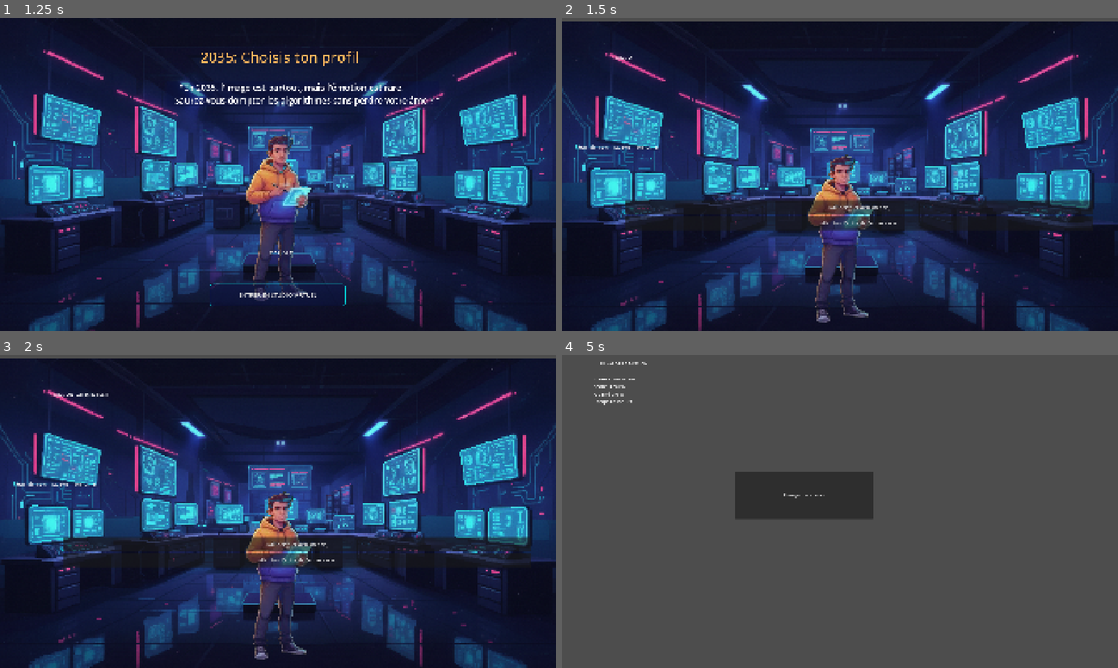
Above: before the commit, frames 1-4 (two rows, left to right).
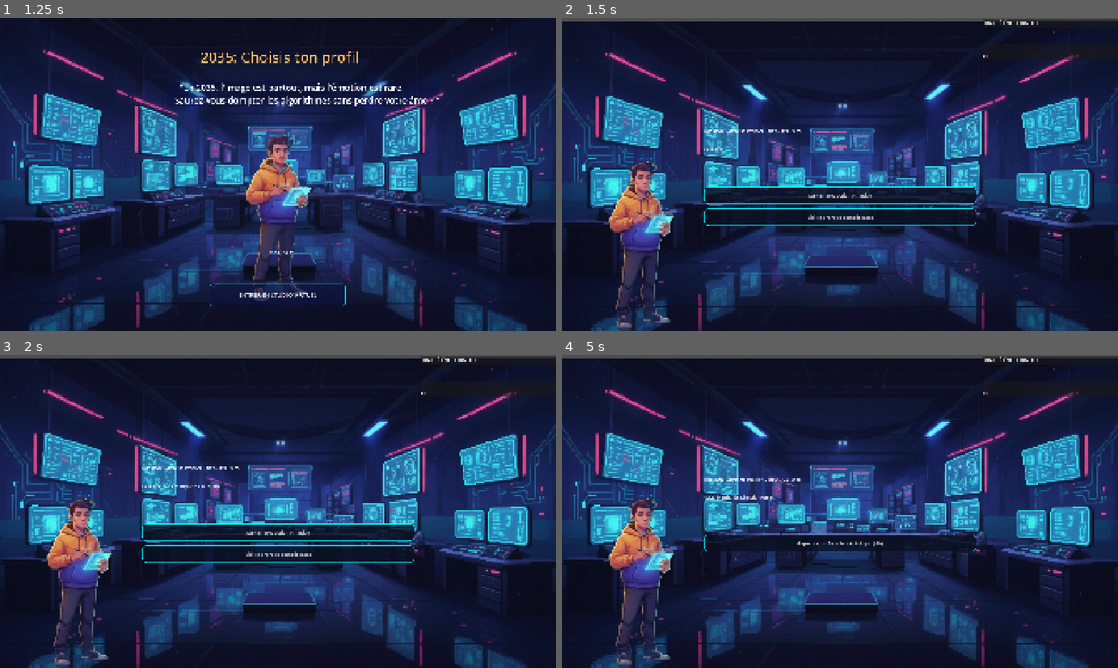
Above: after the commit, the same moments.

Repository: BrasSelva/SeriousGame-Godot-Engine
Game: Godot game, scene res://Scenes/UI/MainMenu.tscn
Same seed, same stepped clock (60 frames per second), same inputs: the game is played once before the commit and once after it.
Inputs (mouse positions are in pixels of both pictures, inside the frame that each line leads up to):
- Up to frame 1 (1.25 s): click "COMMENCER L'EXPÉRIENCE" at 0.5 s
- Up to frame 2 (1.5 s): click "ENTRER EN STUDIO VIRTUEL" at 1.25 s
- Up to frame 3 (2 s): no input
- Up to frame 4 (5 s): click (856, 545) at 2 s, where only the run before the commit has a clickable "Tout déléguer à l'IA (Rapide)"; click (856, 545) at 2.75 s, where only the run before the commit has a clickable "Appliquer un filtre IA (Risqu…"; click (840, 533) at 3.5 s, where only the run after the commit has a clickable "Lancer production IA rapide"; click (840, 564) at 4.25 s, where only the run after the commit has a clickable "Visiter arbre de compétences"

Frame 1 is identical in both runs. In frame 2, 10% of the frame differs, in the area x 3-100%, y 0-100%; in frame 3, 10%; in frame 4, 99%, in the area x 0-100%, y 0-100%.

Commit message:
Modification du scenario youcef

Diff:
--- a/Data/scenario_youcef.json
+++ b/Data/scenario_youcef.json
@@ -4,15 +4,15 @@
 	  "text": "MISSION : AFFICHE FESTIVAL NEO-JAZZ 2035.",
 	  "options": [
 		{
-		  "text": "Tout déléguer à l'IA (Rapide)",
+		  "text": "Lancer production IA rapide",
 		  "impact_human_core": -30,
 		  "impact_ai_synergy": 30,
 		  "impact_quality": 0,
 		  "time_cost": 1,
-		  "next_node": "etape_2"
+		  "next_node": "fin_echec_ia"
 		},
 		{
-		  "text": "Aller dans l'Arbre de Compétences",
+		  "text": "Visiter arbre de compétences",
 		  "next_node": "arbre_youcef"
 		}
 	  ]
@@ -37,7 +37,7 @@
 		  "impact_human_core": -20,
 		  "impact_quality": 40,
 		  "time_cost": 1,
-		  "next_node": "fin_echec"
+		  "next_node": "fin_echec_ia"
 		},
 		{
 		  "text": "Utiliser ma Direction Artistique (Éthique)",
@@ -48,12 +48,17 @@
 		}
 	  ]
 	},
+	"fin_echec_ia": {
+	  "text": "ECHEC ! Le client rejette l'affiche : \"C'EST BEAU MAIS C'EST VIDE !\"\nVous devez débloquer la compétence \"Direction Artistique\" pour diriger l'IA.",
+	  "options": [
+		{
+		  "text": "Visiter arbre de compétences",
+		  "next_node": "arbre_youcef"
+		}
+	  ]
+	},
 	"fin_succes": {
 	  "text": "SUCCÈS ! Qualité 95%. Symbiose parfaite.",
-	  "options": []
-	},
-	"fin_echec": {
-	  "text": "ÉCHEC. L'affiche est générique. Obsolescence.",
 	  "options": []
 	}
   }
--- a/Scenes/Core/TestParser.tscn
+++ b/Scenes/Core/TestParser.tscn
@@ -3,6 +3,7 @@
 [ext_resource type="Script" uid="uid://clc3i6rh2nkhg" path="res://Scripts/Utils/ScenarioParser.gd" id="1_xnajp"]
 [ext_resource type="Texture2D" uid="uid://bxodmortvbhxr" path="res://_Assets/Images/backgrounds/background_sci_fi.png" id="2_6ywjb"]
 [ext_resource type="PackedScene" uid="uid://cqd2njmmyes5n" path="res://Scenes/Core/idle_artiste.tscn" id="3_0rlx3"]
+[ext_resource type="Texture2D" uid="uid://dyj60et0ai225" path="res://_Assets/Images/saxophone.jpg" id="4_irxr8"]
 
 [node name="Control" type="Control" unique_id=21478466]
 layout_mode = 3
@@ -27,42 +28,83 @@
 texture = ExtResource("2_6ywjb")
 stretch_mode = 6
 
-[node name="HBoxContainer" type="HBoxContainer" parent="." unique_id=411528442]
-layout_mode = 0
-offset_left = 57.0
-offset_right = 1089.0
-offset_bottom = 742.0
+[node name="MainLayout" type="HBoxContainer" parent="." unique_id=411528442]
+layout_mode = 1
+anchors_preset = 15
+anchor_right = 1.0
+anchor_bottom = 1.0
+offset_top = -70.0
+offset_right = 3.0
+offset_bottom = -64.0
+grow_horizontal = 2
+grow_vertical = 2
 theme_override_constants/separation = 20
 
-[node name="LabelHumain" type="Label" parent="HBoxContainer" unique_id=597020442]
+[node name="LeftPanel_Perso" type="MarginContainer" parent="MainLayout" unique_id=1105549543]
+layout_mode = 2
+size_flags_horizontal = 3
+
+[node name="Node2D" parent="MainLayout/LeftPanel_Perso" unique_id=1972595146 instance=ExtResource("3_0rlx3")]
+position = Vector2(534, 671)
+
+[node name="CenterPanel_Story" type="VBoxContainer" parent="MainLayout" unique_id=1737113999]
+layout_mode = 2
+size_flags_horizontal = 3
+size_flags_stretch_ratio = 2.0
+theme_override_constants/separation = 40
+alignment = 1
+
+[node name="MissionTitle" type="Label" parent="MainLayout/CenterPanel_Story" unique_id=1534608882]
 layout_mode = 2
 
-[node name="LabelAI" type="Label" parent="HBoxContainer" unique_id=357160276]
+[node name="StoryBox" type="VBoxContainer" parent="MainLayout/CenterPanel_Story" unique_id=362603532]
+custom_minimum_size = Vector2(0, 100)
 layout_mode = 2
 
-[node name="LabelTemps" type="Label" parent="HBoxContainer" unique_id=1618126342]
+[node name="StoryText" type="RichTextLabel" parent="MainLayout/CenterPanel_Story/StoryBox" unique_id=975031120]
+custom_minimum_size = Vector2(0, 100)
+layout_mode = 2
+theme_override_colors/default_color = Color(1, 1, 1, 1)
+
+[node name="Illustration" type="TextureRect" parent="MainLayout/CenterPanel_Story/StoryBox" unique_id=997057941]
+custom_minimum_size = Vector2(150, 150)
+layout_mode = 2
+size_flags_horizontal = 4
+texture = ExtResource("4_irxr8")
+expand_mode = 1
+stretch_mode = 5
+flip_h = true
+
+[node name="ChoicesContainer" type="VBoxContainer" parent="MainLayout/CenterPanel_Story" unique_id=807910260]
+layout_mode = 2
+theme_override_constants/separation = 15
+
+[node name="RightPanel_Stats" type="VBoxContainer" parent="MainLayout" unique_id=304572623]
+layout_mode = 2
+size_flags_horizontal = 3
+theme_override_constants/separation = 60
+
+[node name="QualityBox" type="PanelContainer" parent="MainLayout/RightPanel_Stats" unique_id=1355955959]
 layout_mode = 2
 
-[node name="StoryText" type="RichTextLabel" parent="." unique_id=2085833948]
-layout_mode = 0
-offset_left = 185.0
-offset_top = 50.0
-offset_right = 1680.0
-offset_bottom = 377.0
+[node name="VBoxContainer" type="VBoxContainer" parent="MainLayout/RightPanel_Stats/QualityBox" unique_id=1522136172]
+layout_mode = 2
 
-[node name="VBoxContainer" type="VBoxContainer" parent="." unique_id=177471794]
-layout_mode = 0
-offset_left = 690.0
-offset_top = 340.0
-offset_right = 1312.0
-offset_bottom = 915.0
+[node name="Title" type="Label" parent="MainLayout/RightPanel_Stats/QualityBox/VBoxContainer" unique_id=605565690]
+layout_mode = 2
+text = "QUALITÉ ÉMOTIONNELLE"
 
-[node name="Node2D" parent="VBoxContainer" unique_id=1972595146 instance=ExtResource("3_0rlx3")]
-position = Vector2(531, 240)
+[node name="ProgressQuality" type="TextureProgressBar" parent="MainLayout/RightPanel_Stats/QualityBox/VBoxContainer" unique_id=1696568050]
+layout_mode = 2
 
-[node name="ChoicesContainer" type="VBoxContainer" parent="." unique_id=2116207814]
-layout_mode = 0
-offset_left = 217.0
-offset_top = 554.0
-offset_right = 1834.0
-offset_bottom = 933.0
+[node name="TimeBox" type="PanelContainer" parent="MainLayout/RightPanel_Stats" unique_id=1588669768]
+layout_mode = 2
+
+[node name="VBoxContainer" type="VBoxContainer" parent="MainLayout/RightPanel_Stats/TimeBox" unique_id=830983268]
+layout_mode = 2
+
+[node name="Title" type="Label" parent="MainLayout/RightPanel_Stats/TimeBox/VBoxContainer" unique_id=552559434]
+layout_mode = 2
+
+[node name="LabelTemps" type="Label" parent="MainLayout/RightPanel_Stats/TimeBox/VBoxContainer" unique_id=1309947949]
+layout_mode = 2
--- a/Scripts/Autoloads/GameManager.gd
+++ b/Scripts/Autoloads/GameManager.gd
@@ -1,17 +1,24 @@
 extends Node
 
+# Statistiques globales du joueur
 var human_score: int = 50
 var ai_score: int = 50
 var quality_score: int = 50
 var time_left: int = 4
 
+# Liste des compétences débloquées
 var unlocked_skills: Array = []
 
-func update_youcef_stats(h_delta, ai_delta, q_delta, t_delta):
+# FONCTION CORRIGÉE : On ajoute le typage ': int' aux arguments pour éviter les bugs
+func update_youcef_stats(h_delta: int, ai_delta: int, q_delta: int, t_delta: int):
 	human_score = clamp(human_score + h_delta, 0, 100)
 	ai_score = clamp(ai_score + ai_delta, 0, 100)
 	quality_score = clamp(quality_score + q_delta, 0, 100)
-	time_left -= t_delta
+
+	# Sécurité : On utilise '-' car 't_delta' (time_cost) dans le JSON est positif (ex: 1 ou 2)
+	# On ajoute un 'clamp' pour éviter que le temps ne devienne négatif sous 0
+	time_left = clamp(time_left - t_delta, 0, 24)
+
 	print("Stats: H:", human_score, " IA:", ai_score, " Q:", quality_score, " T:", time_left)
 
 func has_skill(skill_name: String) -> bool:
@@ -20,3 +27,4 @@
 func unlock_skill(skill_name: String):
 	if not has_skill(skill_name):
 		unlocked_skills.append(skill_name)
+		print("⚡ Compétence débloquée : ", skill_name)
--- a/Scripts/Utils/ScenarioParser.gd
+++ b/Scripts/Utils/ScenarioParser.gd
@@ -1,21 +1,26 @@
 extends Control
 
-const SCENARIO_PATH = "res://Data/scenario_youcef.json"
 var scenario_data: Dictionary = {}
 
-@onready var story_text = $StoryText
-@onready var choices_container = $ChoicesContainer
+# Références vers les nœuds de ton interface
+@onready var mission_title = $MainLayout/CenterPanel_Story/MissionTitle
+@onready var story_text = $MainLayout/CenterPanel_Story/StoryBox/StoryText
+@onready var choices_container = $MainLayout/CenterPanel_Story/ChoicesContainer
+@onready var label_temps = $MainLayout/RightPanel_Stats/TimeBox/VBoxContainer/LabelTemps
+
+var ecriture_tween: Tween
 
 func _ready():
-	# Charge bien le fichier Youcef
-	scenario_data = load_scenario_from_file("res://Data/scenario_youcef.json")	# Appel du TOUT PREMIER noeud défini dans ton JSON
+	# Charge le fichier JSON de Youcef
+	scenario_data = load_scenario_from_file("res://Data/scenario_youcef.json")
+	# Lance le premier nœud du scénario
 	afficher_noeud("start")
 
 func load_scenario_from_file(file_path: String) -> Dictionary:
-	print("--- 2. Recherche du fichier à : ", file_path)
+	print("--- Recherche du fichier à : ", file_path)
 	if not FileAccess.file_exists(file_path):
-		print("❌ ERREUR : Fichier introuvable !")
-		return {} # Renvoie un dictionnaire vide si erreur
+		print("❌ ERREUR : Fichier scénario introuvable !")
+		return {}
 
 	var file = FileAccess.open(file_path, FileAccess.READ)
 	var content = file.get_as_text()
@@ -24,74 +29,115 @@
 	var error = json.parse(content)
 	if error == OK:
 		print("✅ JSON chargé avec succès !")
-		return json.data # Renvoie les données du scénario
+		return json.data
 	else:
 		print("❌ ERREUR de lecture JSON")
 		return {}
 
 func afficher_noeud(node_id: String):
+	# On nettoie les anciens boutons d'options
 	for child in choices_container.get_children():
 		child.queue_free()
 
+	# Vérification de sécurité sur l'existence du nœud
 	if not scenario_data.has("nodes") or not scenario_data["nodes"].has(node_id):
-		story_text.text = "ERREUR DE NOEUD"
+		story_text.text = "❌ ERREUR : Le nœud '" + node_id + "' est introuvable."
 		return
 
 	var current_node = scenario_data["nodes"][node_id]
+	label_temps.text = str(GameManager.time_left) + "H"
 
-	# Mise à jour des Labels (SORTIS de la boucle for)
-	$HBoxContainer/LabelHumain.text = "Humain: " + str(GameManager.human_score) + "%"
-	$HBoxContainer/LabelAI.text = "IA: " + str(GameManager.ai_score) + "%"
-	$HBoxContainer/LabelTemps.text = "Temps: " + str(GameManager.time_left) + "h"
+	# Gestion des affichages spécifiques aux nœuds et des images
+	var illustration = $MainLayout/CenterPanel_Story/StoryBox/Illustration
 
-	# Effet machine à écrire
-	story_text.text = current_node["text"]
+	if node_id == "start":
+		mission_title.text = current_node["text"]
+		story_text.text = "Le Directeur Artistique du Blue Moon Club vous confie la création de l'affiche officielle du festival. Il exige un visuel capturant la mélancolie futuriste des nuits de 2035."
+		if illustration:
+			illustration.hide()
+	elif node_id == "fin_echec_ia":
+		story_text.text = current_node["text"]
+		if illustration:
+			illustration.texture = load("res://_Assets/Images/saxophone.jpg") # Ajuste si ton dossier s'appelle autrement !
+			illustration.show()
+	else:
+		story_text.text = current_node["text"]
+		if illustration:
+			illustration.hide()
+
+	# --- EFFET MACHINE À ÉCRIRE SÉCURISÉ ---
+	# Si un effet d'écriture tournait déjà, on l'arrête proprement
+	if ecriture_tween and ecriture_tween.is_running():
+		ecriture_tween.kill()
+
 	story_text.visible_characters = 0
-	var tween = create_tween()
-	var vitesse = 0.03
-	var temps_total = current_node["text"].length() * vitesse
-	tween.tween_property(story_text, "visible_characters", current_node["text"].length(), temps_total)
+	ecriture_tween = create_tween()
+	var vitesse = 0.02
+	var temps_ecriture = story_text.text.length() * vitesse
+	ecriture_tween.tween_property(story_text, "visible_characters", story_text.text.length(), temps_ecriture)
+	# ----------------------------------------
 
 	var options = current_node["options"]
 
+	# Si aucun choix (fin du scénario), on attend et on change de scène
 	if options.size() == 0:
-		await get_tree().create_timer(2.0).timeout # On laisse le temps de lire le texte final
+		await get_tree().create_timer(3.0).timeout
 		get_tree().change_scene_to_file("res://Scenes/Core/Bilan.tscn")
 		return
 
+	# Génération des boutons pour chaque option disponible
 	for opt in options:
-		var btn = Button.new()
-		var text_bouton = opt["text"]
+		creer_bouton_choix(opt)
 
-		# Vérification de condition
-		var est_bloque = false
-		if opt.has("condition_skill"):
-			if not GameManager.has_skill(opt["condition_skill"]):
-				est_bloque = true
-				text_bouton = "[BLOQUÉ] " + text_bouton
+func creer_bouton_choix(opt: Dictionary):
+	var btn = Button.new()
+	var text_bouton = opt["text"]
+	var est_bloque = false
 
-		btn.text = text_bouton
-		btn.custom_minimum_size = Vector2(0, 50)
+	# Vérification de la compétence requise
+	if opt.has("condition_skill"):
+		if not GameManager.has_skill(opt["condition_skill"]):
+			est_bloque = true
+			text_bouton = "[BLOQUÉ] " + text_bouton
 
-		if est_bloque:
-			btn.disabled = true # On le voit mais on ne peut pas cliquer
-		else:
-			btn.pressed.connect(_on_choice_made.bind(opt))
+	btn.text = text_bouton
+	btn.custom_minimum_size = Vector2(0, 60) # Hauteur confortable pour le clic
 
-		choices_container.add_child(btn)
+	# Design "Cyber" dynamique des boutons par code
+	var style = StyleBoxFlat.new()
+	style.bg_color = Color("#0A1020CC") # Fond sombre translucide
+	style.border_width_bottom = 2
+	style.border_width_top = 2
+	style.border_width_left = 2
+	style.border_width_right = 2
+	style.border_color = Color("#00FFFF") # Bordure Cyan
+	style.corner_radius_top_left = 15
+	style.corner_radius_top_right = 15
+	style.corner_radius_bottom_left = 15
+	style.corner_radius_bottom_right = 15
+
+	if est_bloque:
+		style.border_color = Color("#FF0000") # Bordure rouge si bloqué
+		btn.disabled = true
+	else:
+		btn.pressed.connect(_on_choice_made.bind(opt))
+
+	btn.add_theme_stylebox_override("normal", style)
+	choices_container.add_child(btn)
 
 func _on_choice_made(opt: Dictionary):
-
-	# On récupère les valeurs du JSON ou 0 si elles n'existent pas
+	# Récupération des impacts sur les statistiques
 	var h_impact = opt.get("impact_human_core", 0)
 	var ai_impact = opt.get("impact_ai_synergy", 0)
 	var q_impact = opt.get("impact_quality", 0)
 	var t_spent = opt.get("time_cost", 0)
 
-	# On met à jour le GameManager (On va créer cette fonction juste après)
+	# Mise à jour globale dans le GameManager
 	GameManager.update_youcef_stats(h_impact, ai_impact, q_impact, t_spent)
 
+	# Déblocage de compétence si mentionné
 	if opt.has("unlock_skill"):
 		GameManager.unlock_skill(opt["unlock_skill"])
-	# On passe à la suite
+
+	# Transition vers le nœud suivant
 	afficher_noeud(opt["next_node"])
Binary file added: _Assets/Images/saxophone.jpg
